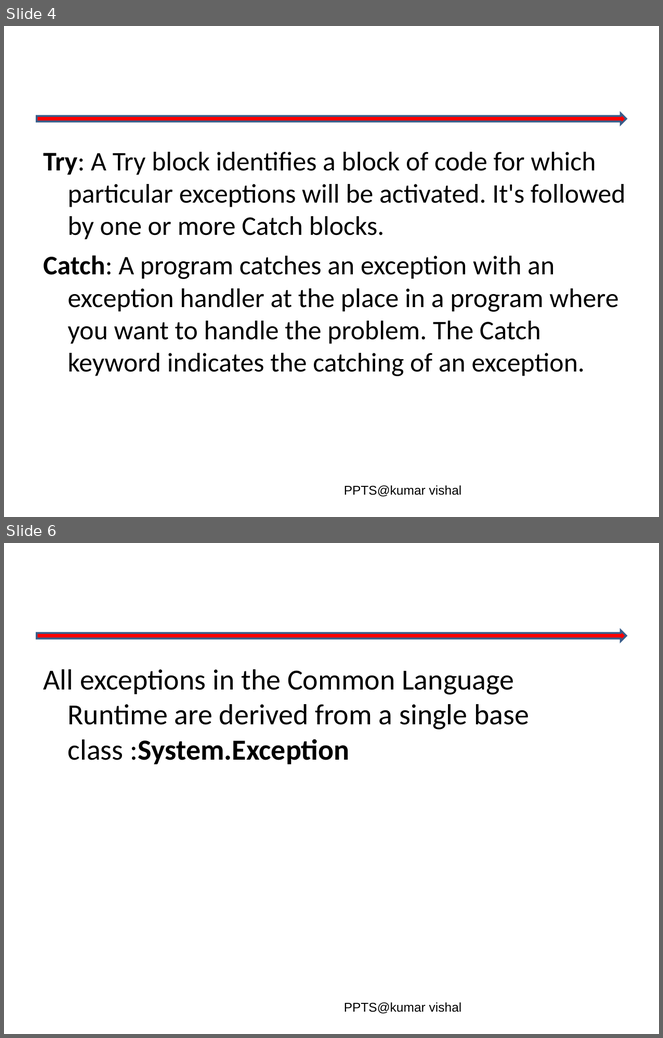
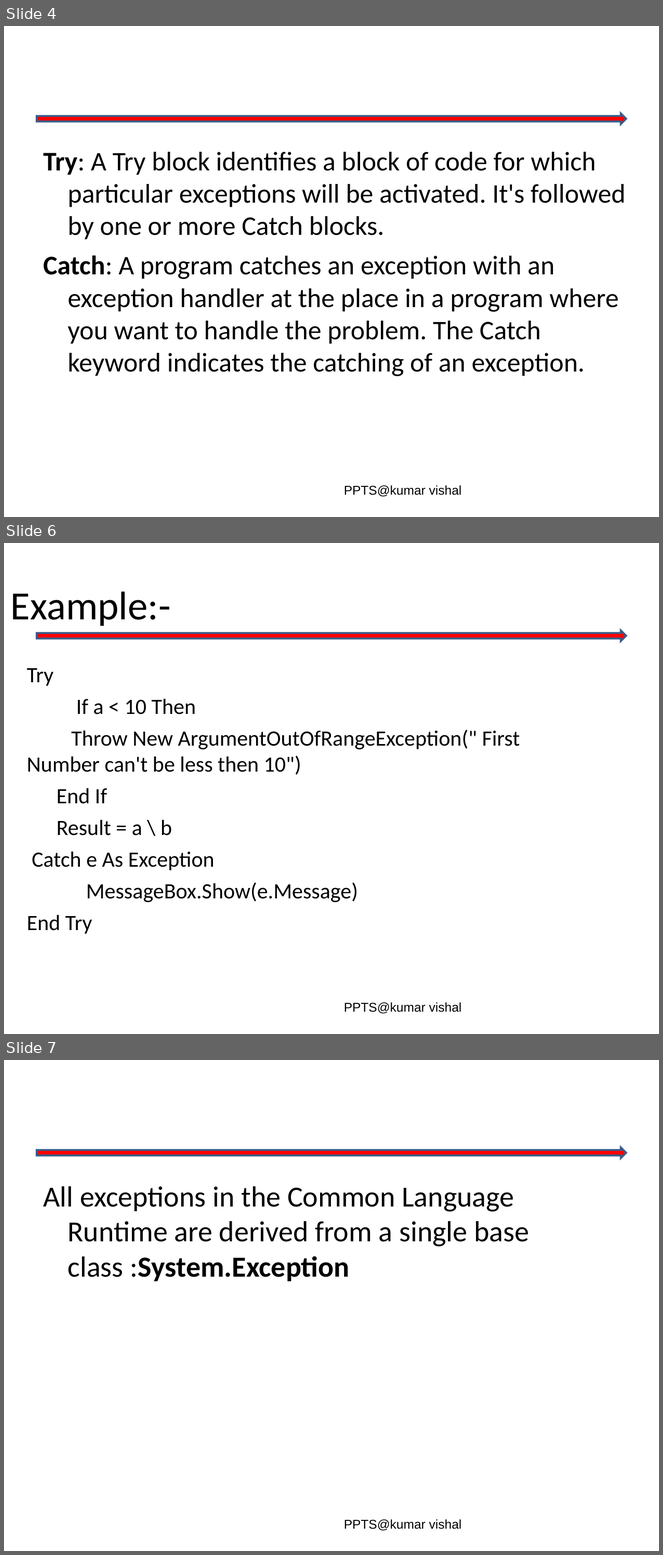
Before and after one commit to vishalamc/visualbasic, a slide deck: Exception handling.ppt. Shown one above the other, each under a label of ours: slides 4 and 6 before the commit, slides 4, 6 and 7 after it; the slides between them are not shown. The pictures are 663x1038 and 663x1555 pixels, drawn with LibreOffice and Linux fonts; fonts in the diff are those of the drawing; background and template pictures are left out. Boxes give left, top, right and bottom in pixels: in the first picture for what was removed or moved away, otherwise in the second. Text is boxed around its words. In the diff, an @@ line names an element or a change of style, - is before the commit and + after.

```diff
--- a/Exception handling.ppt
+++ b/Exception handling.ppt
@@ slide 6 added at bbox=[4, 543, 659, 1034], background #FFFFFF; not listed: 2 template elements that a slide beside it also shows @@
@@ title added at bbox=[11, 591, 171, 626], 44 pt, text #000000 @@
+Example:-
@@ text added at bbox=[27, 668, 520, 934], 24 pt, text #000000 @@
+Try
+If a < 10 Then
+Throw New ArgumentOutOfRangeException(" First Number can't be less then 10")
+End If
+Result = a \ b
+Catch e As Exception
+MessageBox.Show(e.Message)
+End Try
@@ what was slide 6 is now slide 7 @@
```
Also in this commit, not shown: 4 slides changed, 6 other slides added, 1 slide removed, 7 other files.
